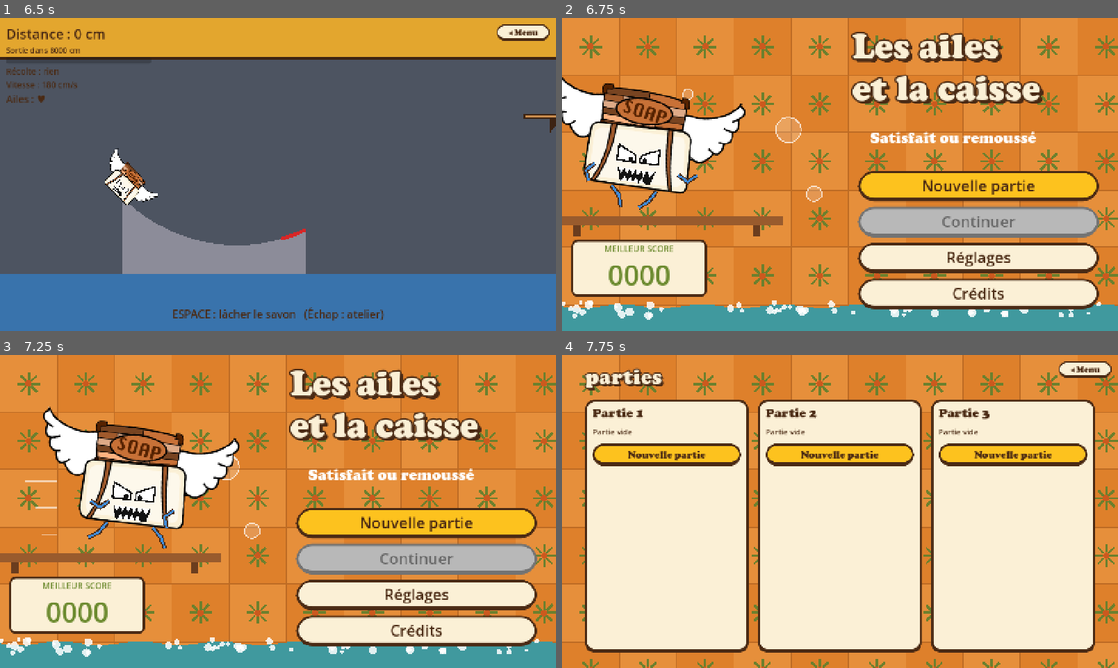
Above: before the commit, frames 1-4 (two rows, left to right).
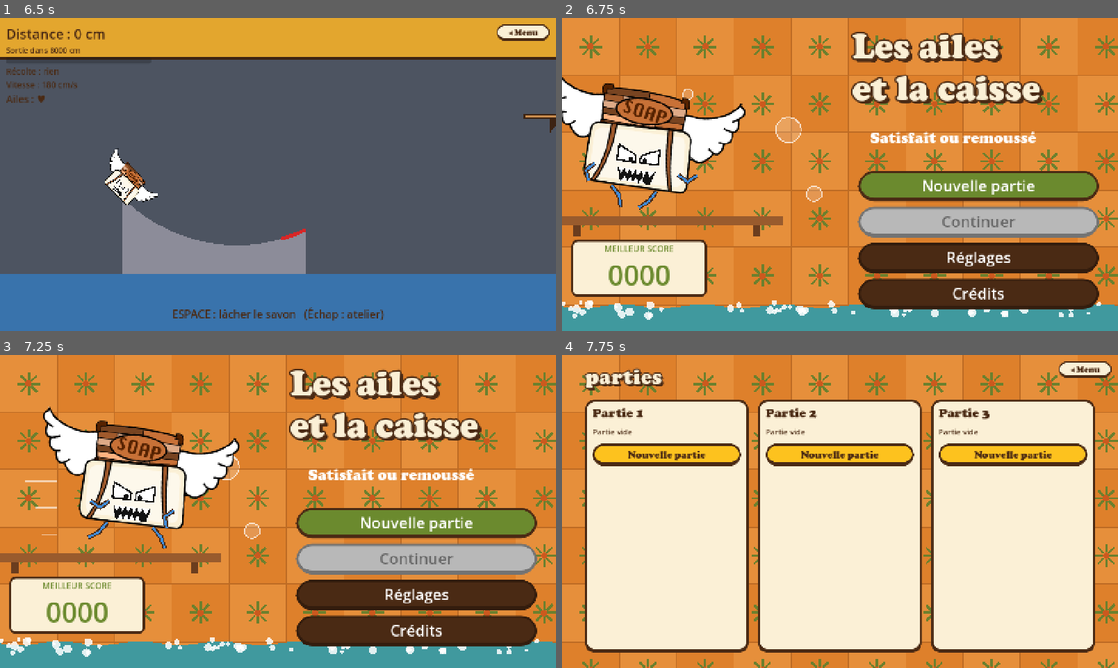
Above: after the commit, the same moments.

Repository: atostivint/LesAilesEtLaCaisse
Game: Godot game, scene res://scenes/atelier.tscn
Same seed, same stepped clock (60 frames per second), same inputs: the game is played once before the commit and once after it.
Inputs (mouse positions are in pixels of both pictures, inside the frame that each line leads up to):
- Up to frame 1 (6.5 s): click "Équipes ▸" at 0.5 s; click "◂ Atelier" at 1.25 s; click (133, 83) at 2.02 s; click (133, 111) at 2.77 s; click (133, 140) at 3.52 s; click (133, 165) at 4.27 s; click (133, 193) at 5.02 s; click "LANCER LE SAVON !" at 5.75 s
- Up to frame 2 (6.75 s): click "◂ Menu" at 6.5 s
- Up to frame 3 (7.25 s): no input
- Up to frame 4 (7.75 s): click "Nouvelle partie" at 7.25 s

Frame 1 is identical in both runs. In frame 2, 10% of the frame differs, in the area x 53-97%, y 49-92%; in frame 3, 10%; in frame 4, nothing differs.

Commit message:
Menu : boutons marron (texte blanc, vert au survol) et Nouvelle partie vert (texte marron au survol) ; réglages : bouton de test du son
Co-Authored-By: Claude Haiku 5.5 <noreply@anthropic.com>

Diff:
--- a/Mathilde/main_menu.tscn
+++ b/Mathilde/main_menu.tscn
@@ -6,6 +6,30 @@
 [ext_resource type="Script" uid="uid://dfn7ksbclbn8v" path="res://scripts/carrelage.gd" id="3_tile"]
 [ext_resource type="Script" uid="uid://b62jiow73o68x" path="res://scripts/eau_savon.gd" id="4_eau"]
 [ext_resource type="FontFile" uid="uid://r57oom8r8ki2" path="res://fonts/COOPBL.TTF" id="5_font"]
+
+[sub_resource type="StyleBoxFlat" id="btn_marron"]
+bg_color = Color(0.29, 0.165, 0.078, 1)
+border_width_left = 6
+border_width_top = 6
+border_width_right = 6
+border_width_bottom = 10
+border_color = Color(0.2, 0.11, 0.05, 1)
+corner_radius_top_left = 40
+corner_radius_top_right = 40
+corner_radius_bottom_right = 40
+corner_radius_bottom_left = 40
+
+[sub_resource type="StyleBoxFlat" id="btn_vert"]
+bg_color = Color(0.42, 0.54, 0.18, 1)
+border_width_left = 6
+border_width_top = 6
+border_width_right = 6
+border_width_bottom = 10
+border_color = Color(0.29, 0.165, 0.078, 1)
+corner_radius_top_left = 40
+corner_radius_top_right = 40
+corner_radius_bottom_right = 40
+corner_radius_bottom_left = 40
 
 [sub_resource type="StyleBoxFlat" id="pill"]
 bg_color = Color(0.984, 0.941, 0.839, 1)
@@ -152,57 +176,59 @@
 [node name="Jouer" type="Button" parent="Boutons"]
 custom_minimum_size = Vector2(630, 80)
 layout_mode = 2
-theme_override_colors/font_color = Color(0.29, 0.165, 0.078, 1)
-theme_override_colors/font_hover_color = Color(0.478, 0.165, 0.031, 1)
+theme_override_colors/font_color = Color(1, 1, 1, 1)
+theme_override_colors/font_hover_color = Color(0.29, 0.165, 0.078, 1)
+theme_override_colors/font_pressed_color = Color(0.29, 0.165, 0.078, 1)
 theme_override_colors/font_focus_color = Color(0.29, 0.165, 0.078, 1)
-theme_override_colors/font_pressed_color = Color(0.29, 0.165, 0.078, 1)
-theme_override_font_sizes/font_size = 40
-theme_override_styles/normal = SubResource("btn_yellow")
-theme_override_styles/pressed = SubResource("btn_cream")
-theme_override_styles/hover = SubResource("btn_cream")
-theme_override_styles/focus = SubResource("btn_cream")
+theme_override_font_sizes/font_size = 40
+theme_override_styles/normal = SubResource("btn_vert")
+theme_override_styles/hover = SubResource("btn_vert")
+theme_override_styles/pressed = SubResource("btn_vert")
+theme_override_styles/focus = SubResource("btn_vert")
 text = "Nouvelle partie"
 
 [node name="Continuer" type="Button" parent="Boutons"]
 custom_minimum_size = Vector2(630, 80)
 layout_mode = 2
-theme_override_colors/font_color = Color(0.29, 0.165, 0.078, 1)
-theme_override_colors/font_hover_color = Color(0.478, 0.165, 0.031, 1)
+theme_override_colors/font_color = Color(1, 1, 1, 1)
+theme_override_colors/font_hover_color = Color(0.42, 0.54, 0.18, 1)
+theme_override_colors/font_pressed_color = Color(0.42, 0.54, 0.18, 1)
+theme_override_colors/font_focus_color = Color(0.42, 0.54, 0.18, 1)
+theme_override_font_sizes/font_size = 40
+theme_override_styles/normal = SubResource("btn_marron")
+theme_override_styles/hover = SubResource("btn_marron")
+theme_override_styles/pressed = SubResource("btn_marron")
+theme_override_styles/focus = SubResource("btn_marron")
+theme_override_styles/disabled = SubResource("btn_disabled")
 theme_override_colors/font_disabled_color = Color(0.4, 0.4, 0.4, 1)
-theme_override_font_sizes/font_size = 40
-theme_override_styles/normal = SubResource("btn_cream")
-theme_override_styles/pressed = SubResource("btn_cream")
-theme_override_styles/hover = SubResource("btn_cream")
-theme_override_styles/focus = SubResource("btn_cream")
-theme_override_styles/disabled = SubResource("btn_disabled")
 text = "Continuer"
 
 [node name="Reglages" type="Button" parent="Boutons"]
 custom_minimum_size = Vector2(630, 80)
 layout_mode = 2
-theme_override_colors/font_color = Color(0.29, 0.165, 0.078, 1)
-theme_override_colors/font_hover_color = Color(0.478, 0.165, 0.031, 1)
-theme_override_colors/font_disabled_color = Color(0.29, 0.165, 0.078, 1)
-theme_override_font_sizes/font_size = 40
-theme_override_styles/normal = SubResource("btn_cream")
-theme_override_styles/pressed = SubResource("btn_cream")
-theme_override_styles/hover = SubResource("btn_cream")
-theme_override_styles/disabled = SubResource("btn_disabled")
-theme_override_styles/focus = SubResource("btn_cream")
+theme_override_colors/font_color = Color(1, 1, 1, 1)
+theme_override_colors/font_hover_color = Color(0.42, 0.54, 0.18, 1)
+theme_override_colors/font_pressed_color = Color(0.42, 0.54, 0.18, 1)
+theme_override_colors/font_focus_color = Color(0.42, 0.54, 0.18, 1)
+theme_override_font_sizes/font_size = 40
+theme_override_styles/normal = SubResource("btn_marron")
+theme_override_styles/hover = SubResource("btn_marron")
+theme_override_styles/pressed = SubResource("btn_marron")
+theme_override_styles/focus = SubResource("btn_marron")
 text = "Réglages"
 
 [node name="Credits" type="Button" parent="Boutons"]
 custom_minimum_size = Vector2(630, 80)
 layout_mode = 2
-theme_override_colors/font_color = Color(0.29, 0.165, 0.078, 1)
-theme_override_colors/font_hover_color = Color(0.478, 0.165, 0.031, 1)
-theme_override_colors/font_disabled_color = Color(0.29, 0.165, 0.078, 1)
-theme_override_font_sizes/font_size = 40
-theme_override_styles/normal = SubResource("btn_cream")
-theme_override_styles/pressed = SubResource("btn_cream")
-theme_override_styles/hover = SubResource("btn_cream")
-theme_override_styles/disabled = SubResource("btn_disabled")
-theme_override_styles/focus = SubResource("btn_cream")
+theme_override_colors/font_color = Color(1, 1, 1, 1)
+theme_override_colors/font_hover_color = Color(0.42, 0.54, 0.18, 1)
+theme_override_colors/font_pressed_color = Color(0.42, 0.54, 0.18, 1)
+theme_override_colors/font_focus_color = Color(0.42, 0.54, 0.18, 1)
+theme_override_font_sizes/font_size = 40
+theme_override_styles/normal = SubResource("btn_marron")
+theme_override_styles/hover = SubResource("btn_marron")
+theme_override_styles/pressed = SubResource("btn_marron")
+theme_override_styles/focus = SubResource("btn_marron")
 text = "Crédits"
 
 [node name="Score" type="PanelContainer" parent="."]
--- a/scripts/reglages.gd
+++ b/scripts/reglages.gd
@@ -16,6 +16,12 @@
 	curseur.value = _lire_volume()
 	_afficher(curseur.value)
 	curseur.value_changed.connect(_on_volume_change)
+	# Bouton de test : joue un bip généré par le code, pour vérifier que le son sort bien de l'ordinateur
+	var test := Button.new()
+	test.text = "Tester le son"
+	test.custom_minimum_size = Vector2(0, 48)
+	test.pressed.connect(_tester_son)
+	%Curseur.get_parent().get_parent().add_child(test)
 
 
 func _on_volume_change(v: float) -> void:
@@ -52,3 +58,23 @@
 	if cfg.load(FICHIER) == OK:
 		return float(cfg.get_value(SECTION, CLE, 1.0))
 	return 1.0
+
+
+func _tester_son() -> void:
+	## Un bip de 440 Hz d'une seconde, généré en mémoire et joué sur le bus Master.
+	var taux := 22050
+	var donnees := PackedByteArray()
+	for i in taux:
+		donnees.append_array(PackedByteArray([0, 0]))
+		donnees.encode_s16(i * 2, int(sin(TAU * 440.0 * i / taux) * 0.3 * 32767.0))
+	var onde := AudioStreamWAV.new()
+	onde.format = AudioStreamWAV.FORMAT_16_BITS
+	onde.mix_rate = taux
+	onde.stereo = false
+	onde.data = donnees
+	var lecteur := AudioStreamPlayer.new()
+	lecteur.stream = onde
+	lecteur.bus = "Master"
+	add_child(lecteur)
+	lecteur.finished.connect(lecteur.queue_free)
+	lecteur.play()
Not shown: 1 places in Mathilde/main_menu.tscn that only renumber resources
